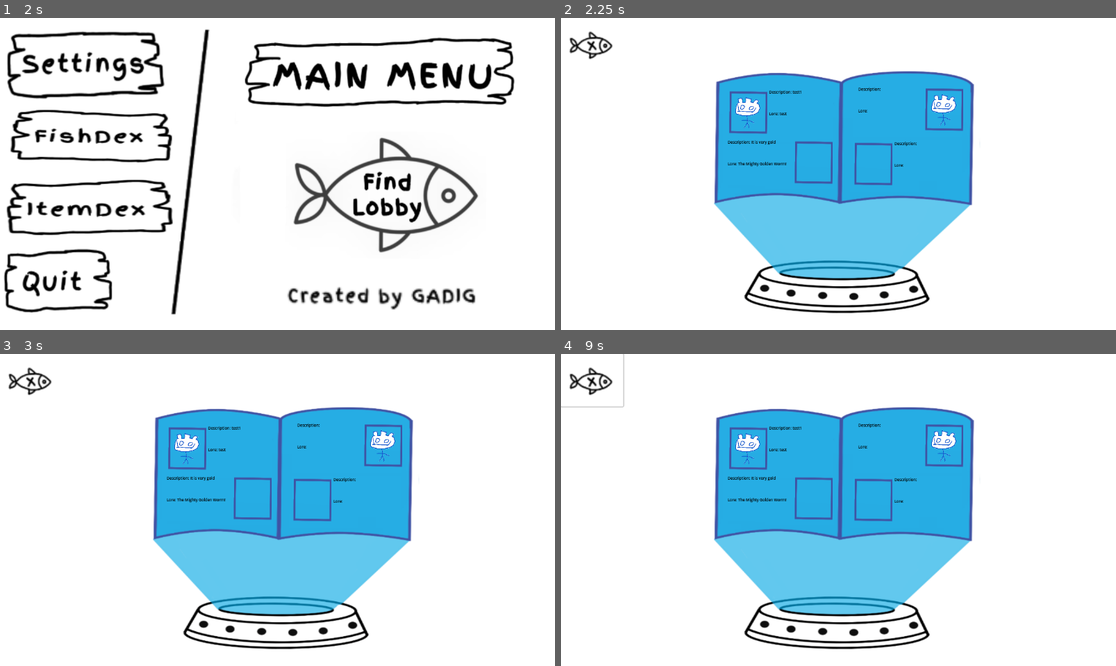
Above: before the commit, frames 1-4 (two rows, left to right).
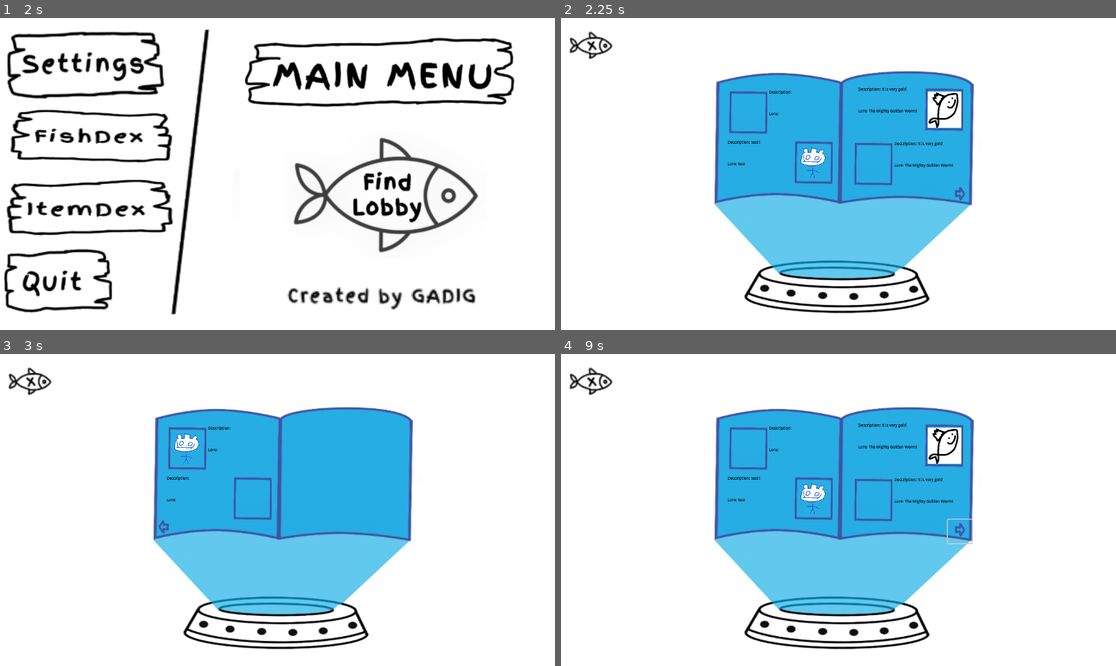
Above: after the commit, the same moments.

Repository: gmuGADIG/King-Fisher
Game: Godot game, scene res://ui/main_menu/main_menu.tscn
Two runs of this game, one before a commit and one after it. Both use one fixed random seed, a clock stepped at 60 frames per second and the inputs below. The engine's default icon, where the game draws it, is replaced by a stand-in: a white triangle on a blue panel in a dark square.
Inputs (mouse positions are in pixels of both pictures, inside the frame that each line leads up to):
- Up to frame 1 (2 s): click (88, 136) at 0.5 s; click (22, 39) at 1.25 s
- Up to frame 2 (2.25 s): click (649, 205) at 2 s
- Up to frame 3 (3 s): click (399, 531) at 2.77 s
- Up to frame 4 (9 s): click (727, 525) at 3.52 s; tap Enter (test1) at 4.25, 5.75, 7.25 s; move the mouse to (960, 494) at 4.27 s; hold Up (ready_up) 4.28-5 s; hold = (add_fish) 4.28-5 s; click (960, 494) at 4.42 s; tap Space (jump) at 4.52, 5, 6.5, 7.52, 8 s; drag from (727, 525) to (810, 572) at 5.02 s; move the mouse to (894, 441) at 5.77 s; hold Up (ready_up) 5.78-6.5 s; hold W (catch_fish_main) 5.78-6.5 s; drag from (810, 572) to (672, 463) at 6.52 s; move the mouse to (1005, 556) at 7.27 s; hold A (move_left) 7.28-8 s; hold \ (print_players) 7.28-8 s; drag from (672, 463) to (755, 432) at 8.02 s; move the mouse to (866, 510) at 8.77 s; hold S (move_down) from 8.78 s (still down); hold Tab (scoreboard) from 8.78 s (still down); click (866, 510) at 8.92 s

Frame 1 is identical in both runs. In frame 2, 1.4% of the frame differs, in the area x 31-73%, y 22-59%; in frame 3, 0.9%; in frame 4, 1.6%, in the area x 0-75%, y 0-62%.

Commit message:
Fix Itemdex pages, new test item, remove prints

Diff:
--- /dev/null
+++ b/items/item_test_3/item_test_3.gd
@@ -0,0 +1,15 @@
+extends Item
+
+var duration = 10
+
+## The generic use function. You can write your own in a class that extends Item.
+func use() -> void:
+	if !is_held: Debug.log_err("Item was used while not held, WTF?")
+	else:
+		Debug.log("Golden Worm used.")
+		visible = false
+		(get_parent() as Player).golden_worm_active = true
+		await get_tree().create_timer(duration).timeout
+		(get_parent() as Player).golden_worm_active = false
+		Debug.log("Golden Worm deleted.")
+		queue_free()
--- /dev/null
+++ b/items/item_test_3/item_test_3.tscn
@@ -0,0 +1,15 @@
+[gd_scene format=3 uid="uid://suu207gbhl80"]
+
+[ext_resource type="PackedScene" uid="uid://wxoi06uuc45h" path="res://items/item_base.tscn" id="1_lmsc6"]
+[ext_resource type="Script" uid="uid://bi4dqo32a6nud" path="res://items/item_test_3/item_test_3.gd" id="2_3jckb"]
+[ext_resource type="Texture2D" uid="uid://b3tmja6unn2ao" path="res://temp/temp_art/tmplogo.png" id="3_qptrj"]
+
+[node name="Item" unique_id=1566519324 instance=ExtResource("1_lmsc6")]
+script = ExtResource("2_3jckb")
+item_name = "Golden Worm"
+description = "It is very gold"
+lore = "The Mighty Golden Worm!"
+sprite = ExtResource("3_qptrj")
+
+[node name="CollisionShape3D" parent="." index="1" unique_id=829023768]
+disabled = true
--- a/ui/fish_dex/fishdex.gd
+++ b/ui/fish_dex/fishdex.gd
@@ -89,7 +89,6 @@
 	hide()
 
 func _on_draw() -> void:
-	print("Hi")
 	current_tab = 0
 	current_fish_index = 0
 	if len(fishdex_order) > 0:
--- a/ui/itemdex/itemdex.gd
+++ b/ui/itemdex/itemdex.gd
@@ -18,30 +18,30 @@
 	hide()
 
 func setup_item(index : int) -> void:
-	var page_location = index - (page*4)
+	var page_location = index - (page*4) + 1
 	var item = ITEMS[index].instantiate()
 	get_node("Background/Item"+str(page_location)+"Container/Box/Image").texture = item.sprite
 	get_node("Background/Item"+str(page_location)+"Container/Textbox/Description").text = "Description: " + item.description
 	get_node("Background/Item"+str(page_location)+"Container/Textbox/Lore").text = "Lore: " + item.lore
-	print(item.item_name + ": " + item.description)
 
 func draw_page() -> void:
 	for i in range(4):
-		var index = page*4 + i + 1
+		var index = page*4 + i
+		var page_location = i + 1
 		if index < len(ITEMS):
 			setup_item(index)
-			print("Background/Item"+str(index)+"Container")
-			get_node("Background/Item"+str(index)+"Container").show()
+			get_node("Background/Item"+str(page_location)+"Container").show()
 		else:
-			get_node("Background/Item"+str(index)+"Container").hide()
+			get_node("Background/Item"+str(page_location)+"Container").hide()
 	if page == 0:
 		left_arrow.hide()
 	else:
 		left_arrow.show()
+
 	if (page+1)*4 <= len(ITEMS):
+		right_arrow.show()
+	else:
 		right_arrow.hide()
-	else:
-		right_arrow.show()
 
 var BlOCKEDITEMS = [
 	"item_base.tscn",
@@ -78,9 +78,9 @@
 		dir.list_dir_end()
 
 func custom_sort_items(a, b):
-		var a_name = a.get("item_name")
-		var b_name = b.get("item_name")
-		return a_name < b_name
+	var a_name = a.get("item_name")
+	var b_name = b.get("item_name")
+	return a_name < b_name
 
 
 func _on_left_arrow_pressed() -> void:
@@ -93,9 +93,7 @@
 
 var first_draw = true
 func _draw() -> void:
-	print("Hi")
 	if not first_draw:
 		first_draw = false
 		return
-	print("Drawing Itemdex for the first time")
 	draw_page()
Not shown, added: items/item_test_3/item_test_3.gd.uid
